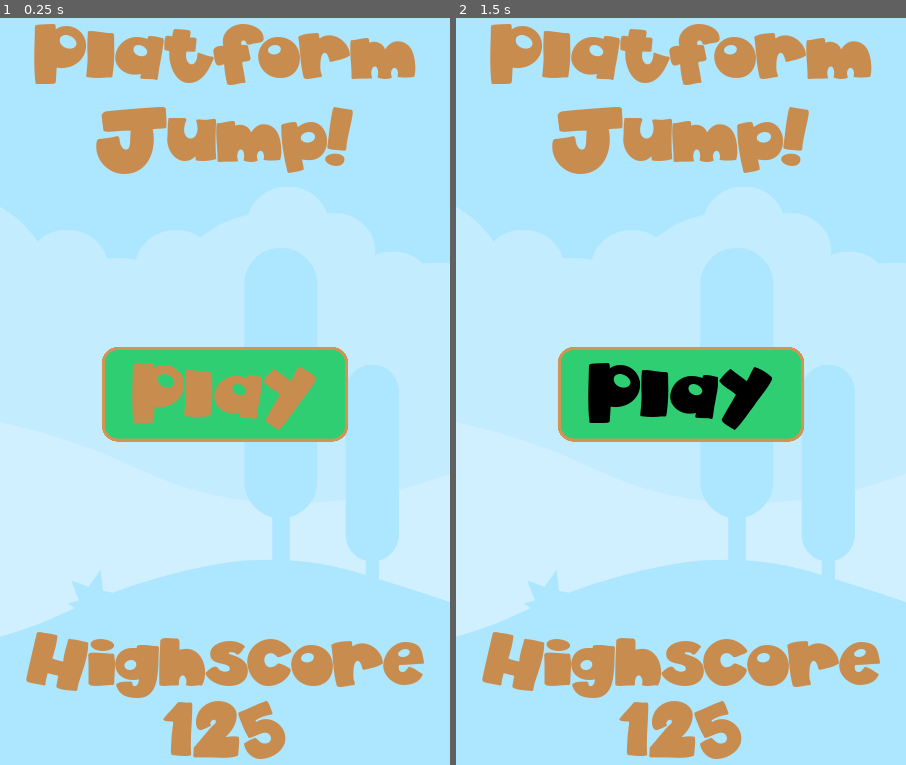
Above: before the commit, frames 1-2 (left to right).
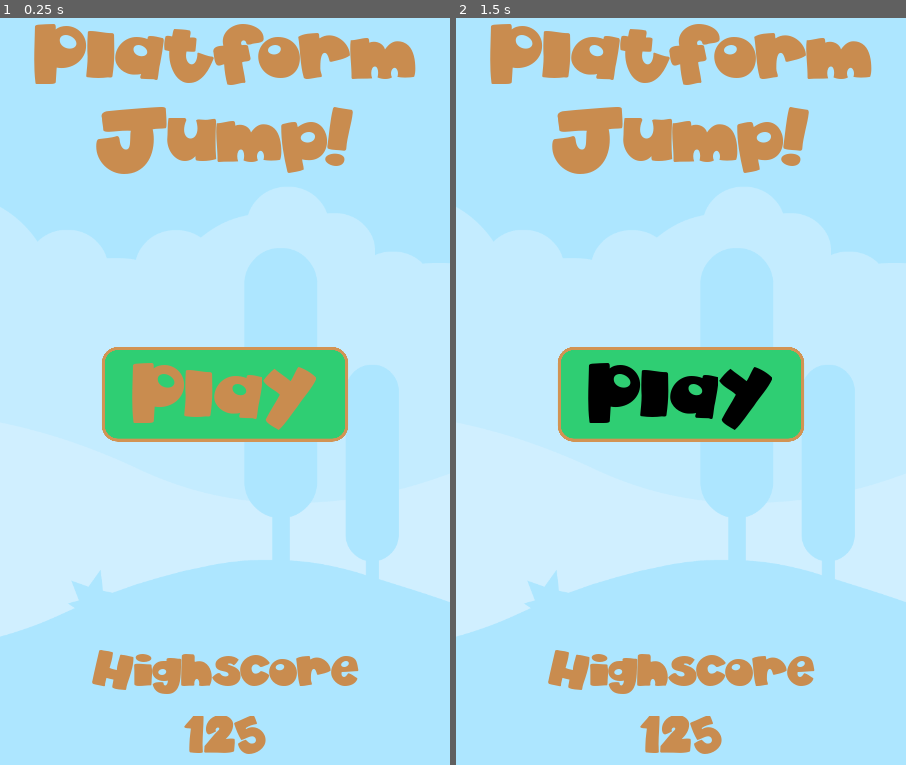
Above: after the commit, the same moments.

Repository: avodhel/Godot-Learn-Projects
Game: Godot game, scene res://Scenes/Menu.tscn
Same seed, same stepped clock (60 frames per second), same inputs: the game is played once before the commit and once after it. This scene is started directly instead of the project's main scene.
Inputs:
- Up to frame 1 (0.25 s): no input
- Up to frame 2 (1.5 s): click "Play" at 0.5 s; click "Play" at 1.25 s

The runs differ from the first frame. In frame 1, 4.4% of the frame differs, in the area x 5-95%, y 82-100%; in frame 2, 4.4%.

Commit message:
Platform Jump v0.13(adjustments on main menu)

Diff:
--- /dev/null
+++ b/Platform Jump/Fonts/akaDylan_64.tres
@@ -0,0 +1,7 @@
+[gd_resource type="DynamicFont" load_steps=2 format=2]
+
+[ext_resource path="res://Fonts/akaDylan.ttf" type="DynamicFontData" id=1]
+
+[resource]
+size = 64
+font_data = ExtResource( 1 )
--- a/Platform Jump/Scenes/Menu.tscn
+++ b/Platform Jump/Scenes/Menu.tscn
@@ -7,6 +7,7 @@
 [ext_resource path="res://Fonts/akaDylan_96.tres" type="DynamicFont" id=5]
 [ext_resource path="res://Styles/new_theme.tres" type="Theme" id=6]
 [ext_resource path="res://Styles/new_styleboxflat.tres" type="StyleBox" id=7]
+[ext_resource path="res://Fonts/akaDylan_64.tres" type="DynamicFont" id=8]
 
 [node name="Menu" type="Node"]
 
@@ -68,10 +69,10 @@
 anchor_right = 0.5
 anchor_bottom = 0.5
 margin_left = -336.0
-margin_top = 364.015
+margin_top = 398.329
 margin_right = 336.0
-margin_bottom = 524.015
-custom_fonts/normal_font = ExtResource( 5 )
+margin_bottom = 499.329
+custom_fonts/normal_font = ExtResource( 8 )
 custom_colors/default_color = Color( 0.788235, 0.54902, 0.309804, 1 )
 bbcode_enabled = true
 bbcode_text = "[center]Highscore[/center]"
@@ -83,10 +84,10 @@
 anchor_right = 0.5
 anchor_bottom = 0.5
 margin_left = -336.0
-margin_top = 474.344
+margin_top = 503.425
 margin_right = 336.0
-margin_bottom = 634.344
-custom_fonts/normal_font = ExtResource( 5 )
+margin_bottom = 599.425
+custom_fonts/normal_font = ExtResource( 8 )
 custom_colors/default_color = Color( 0.788235, 0.54902, 0.309804, 1 )
 bbcode_enabled = true
 bbcode_text = "[center]125[/center]"
Not shown: 1 places in Platform Jump/Scenes/Menu.tscn that only renumber resources
